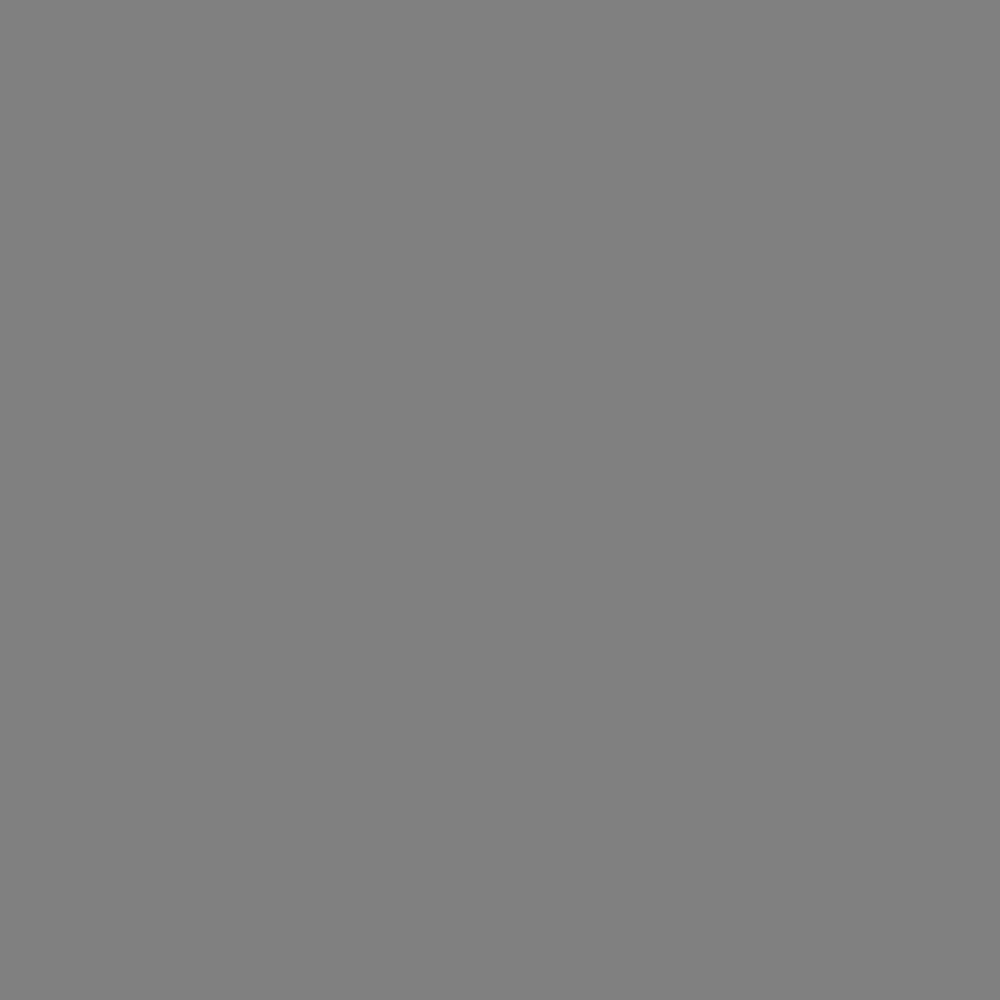
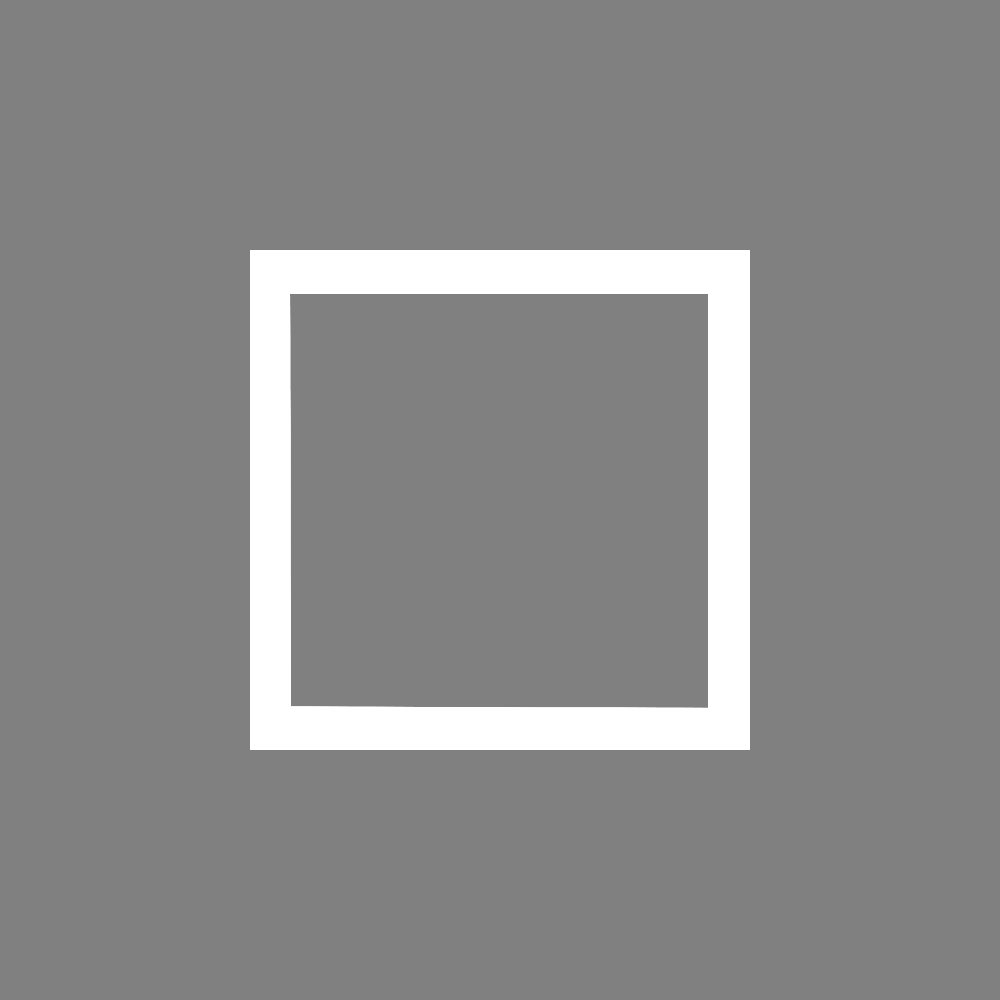
Layers edited between the first and the second w=1000, h=1000 image:
painted on "背景" over [250, 250, 750, 750]
